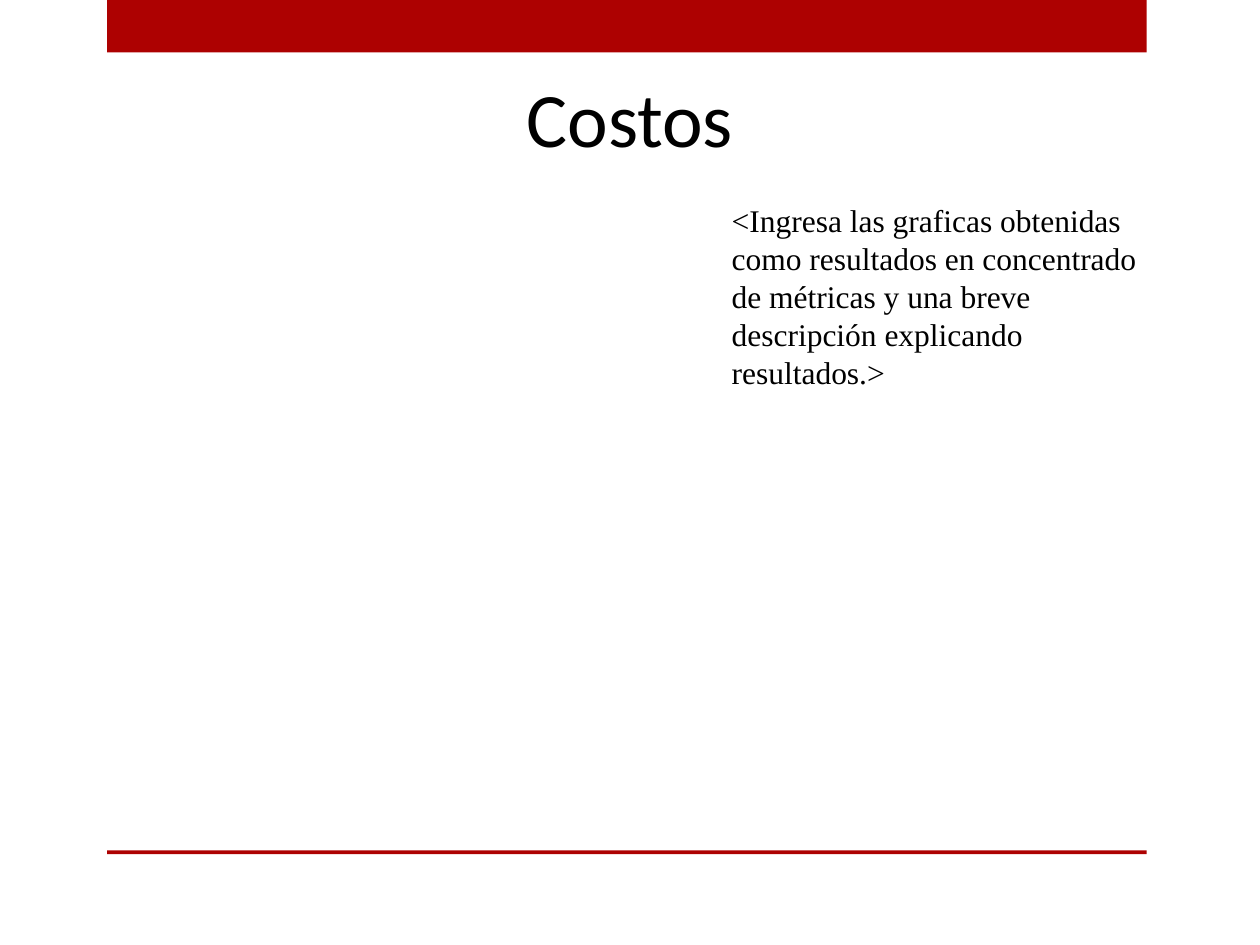
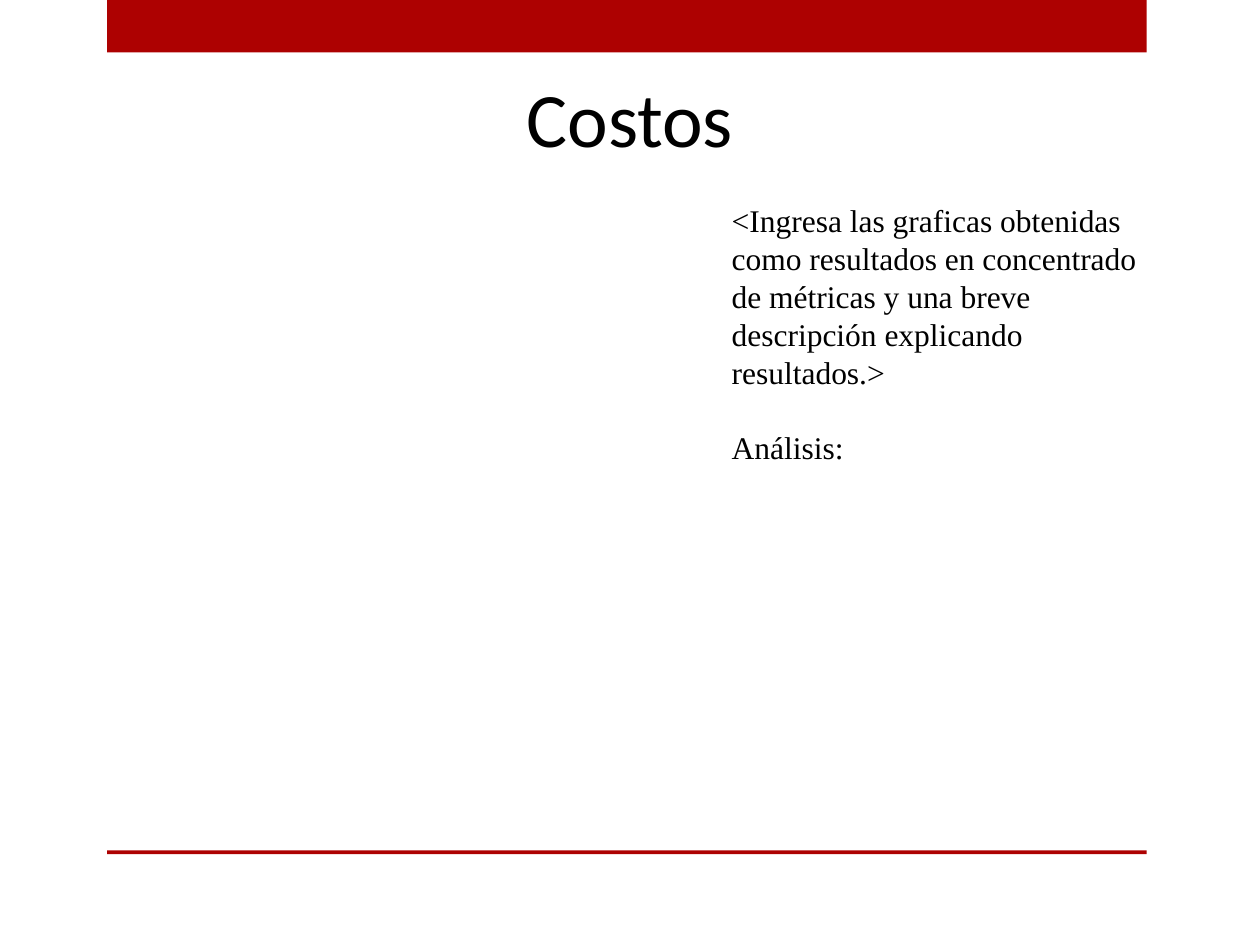
Before and after one commit to ricardo-novelasos/SOSQTP, a slide deck: slide 4 of Organización/Métricas y monitoreo/PTL_Reporte_monitoreo.pptx. Drawn at 1260x945 pixels with LibreOffice and Linux fonts; fonts in the diff are those of the drawing; background and template pictures are left out. Boxes give left, top, right and bottom in pixels: in the first picture for what was removed or moved away, otherwise in the second. Text is boxed around its words. In the diff, an @@ line names an element or a change of style, - is before the commit and + after.

```diff
--- a/Organización/Métricas y monitoreo/PTL_Reporte_monitoreo.pptx
+++ b/Organización/Métricas y monitoreo/PTL_Reporte_monitoreo.pptx
@@ text at bbox=[732, 437, 844, 460]: paragraph added @@
+Análisis:
```
Also in this commit, not shown: 6 other slides changed, 1 slide added, 1 slide removed.
